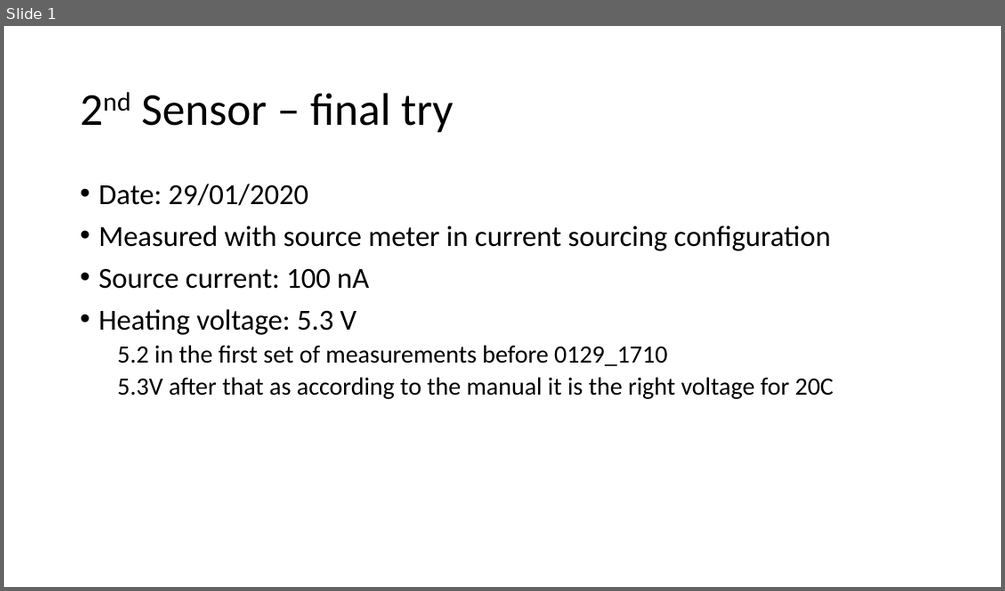
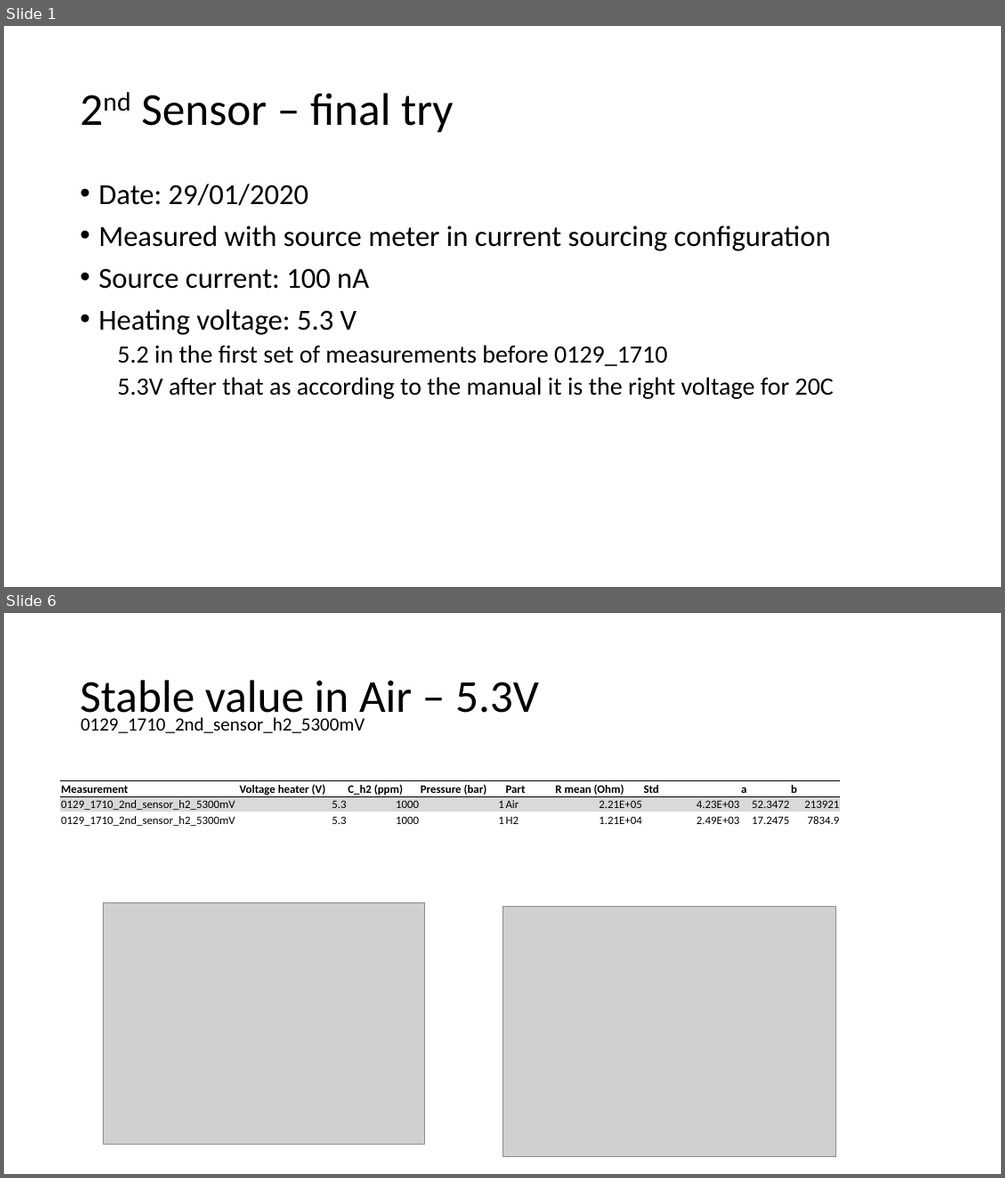
Before and after one commit to HetRijk/MEP_control_software, a slide deck: Measurements/20200129 Second sensor final try/2nd Sensor – final try.pptx. Shown one above the other, each under a label of ours: slide 1 before the commit, slides 1 and 6 after it; the slides between them are not shown. The pictures are 1005x591 and 1005x1178 pixels, drawn with LibreOffice and Linux fonts; fonts in the diff are those of the drawing; grey boxes stand for pictures. Boxes give left, top, right and bottom in pixels: in the first picture for what was removed or moved away, otherwise in the second. Text is boxed around its words. In the diff, an @@ line names an element or a change of style, - is before the commit and + after.

Commit message:
Nearly completed analysis of second sensor data
Only misses check with datasheet to be complete

```diff
--- a/Measurements/20200129 Second sensor final try/2nd Sensor – final try.pptx
+++ b/Measurements/20200129 Second sensor final try/2nd Sensor – final try.pptx
@@ slide 6 added at (x1=4, y1=613, x2=1001, y2=1174), background #FFFFFF @@
@@ text added at (x1=80, y1=680, x2=539, y2=722), 44 pt, text #000000 @@
+Stable value in Air – 5.3V
@@ text added at (x1=81, y1=717, x2=364, y2=733), 18 pt, text #000000 @@
+0129_1710_2nd_sensor_h2_5300mV
@@ table added at (x1=60, y1=780, x2=841, y2=829), 3 rows, 9 columns @@
+Measurement | Voltage heater (V) | C_h2 (ppm) | Pressure (bar) | Part | R mean (Ohm) | Std | a | b
+0129_1710_2nd_sensor_h2_5300mV | 5.3 | 1000 | 1 | Air | 2.21E+05 | 4.23E+03 | 52.3472 | 213921
+0129_1710_2nd_sensor_h2_5300mV | 5.3 | 1000 | 1 | H2 | 1.21E+04 | 2.49E+03 | 17.2475 | 7834.9
@@ picture added at (x1=103, y1=903, x2=424, y2=1144) @@
@@ picture added at (x1=502, y1=906, x2=836, y2=1157) @@
```
Also in this commit, not shown: 3 slides changed, 8 other slides added, 26 other files.
